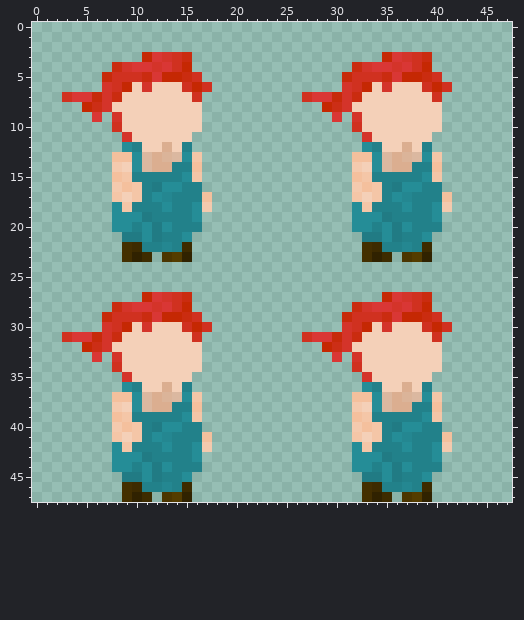
File history of a pixel-art sprite, PlayerSpriteSheet.png. Above, as it was before the edit.
The file is 48x48 pixels. Colours within 5 levels of each other are drawn and written as one.
The result:
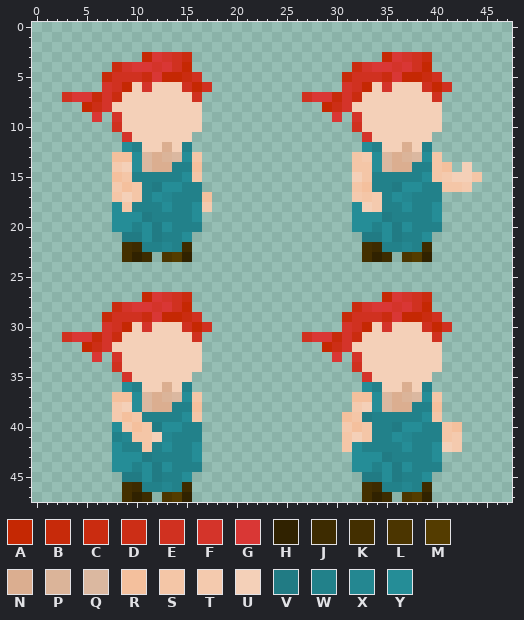
Palette (. is transparent): A #c52803  B #c72a0a  C #ca2c10  D #cc2e16  E #d03120  F #d4342a  G #d93735  H #302200  J #3d2b00  K #432f00  L #4b3500  M #543c00  N #dbae90  P #dbb499  Q #dbb8a0  R #f4c09d  S #f4c6a7  T #f4caae  U #f4d0b8  V #217b84  W #22818a  X #248791  Y #258d97
What changed:
Changed rows in their new state; - is an unchanged pixel.
first column x 32:
13 ST-----------
14 SS------SR-U-
15 U--------TUUS
16 S-W------SST-
17 TST------.---
18 -UT------.---
first column x 8:
39 TRS--------------------RSV---------
40 YTRS-------------------TRSW------SR
41 WX-SU----.-------------SUSW------ST
42 -W-S-----.-------------S-W-------UT
Changed places in both pictures, as pixel boxes (x1, y1, x2, y2):
changed: (352, 152, 382, 212)
changed: (432, 162, 482, 212)
changed: (112, 412, 212, 452)
changed: (342, 412, 382, 452)
changed: (442, 422, 462, 452)
